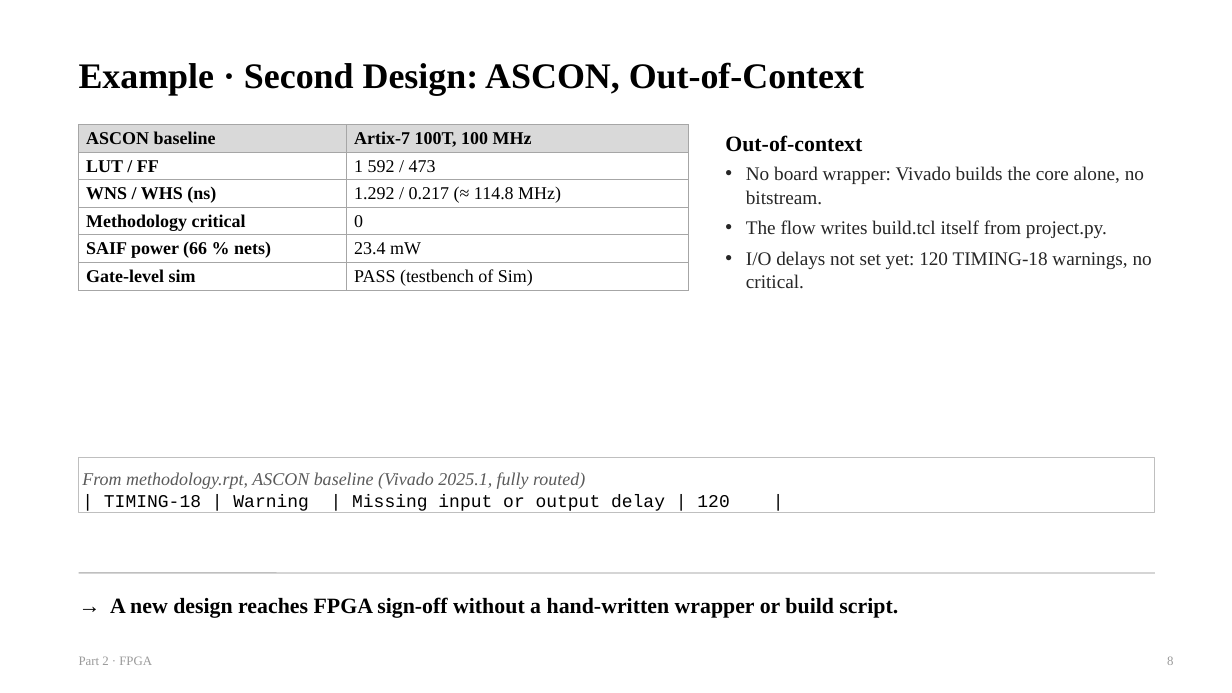
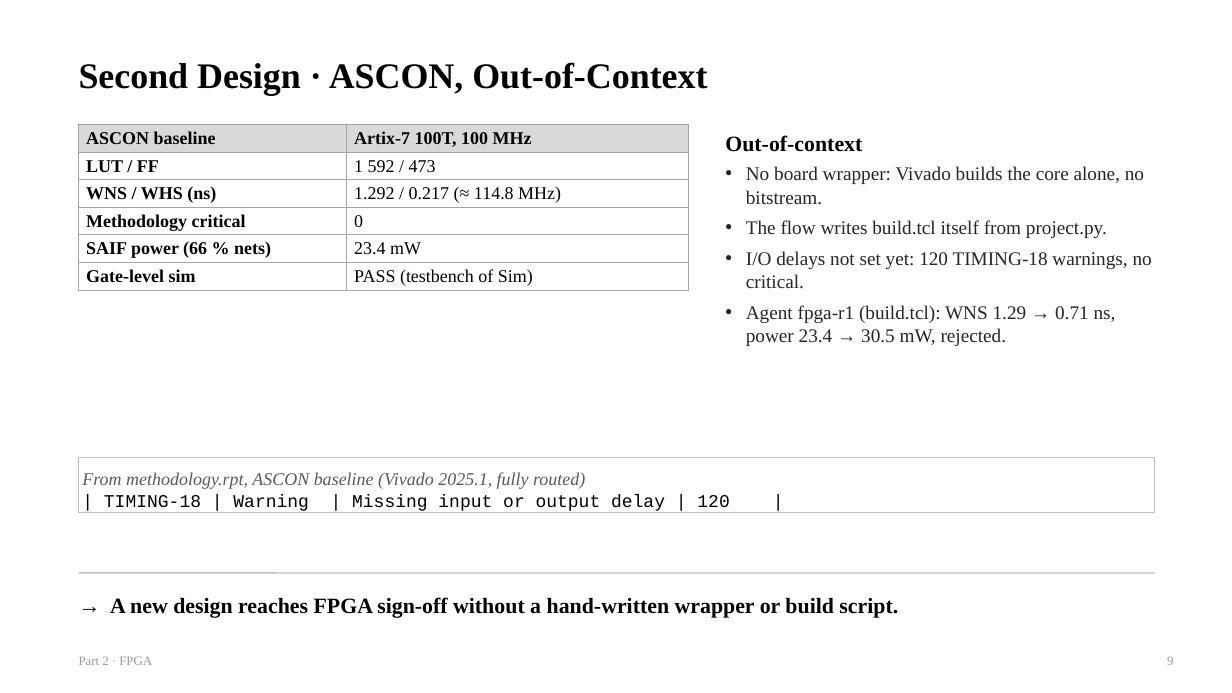
Before and after one commit to chipchip-tech/CHIA-workflow, a slide deck: slide 9 of projects/demo-alu/report/guides/2_FPGA.pptx (slide 8 before the commit). Drawn at 1232x693 pixels with LibreOffice and Linux fonts; fonts in the diff are those of the drawing. Boxes give left, top, right and bottom in pixels: in the first picture for what was removed or moved away, otherwise in the second. Text is boxed around its words. In the diff, an @@ line names an element or a change of style, - is before the commit and + after.

```diff
--- a/projects/demo-alu/report/guides/2_FPGA.pptx
+++ b/projects/demo-alu/report/guides/2_FPGA.pptx
@@ text at <box>79,62,707,95</box>: text changed @@
-Example · Second Design: ASCON, Out-of-Context
+Second Design · ASCON, Out-of-Context
@@ text at <box>746,305,1116,346</box>: paragraph added @@
+• Agent fpga-r1 (build.tcl): WNS 1.29 → 0.71 ns, power 23.4 → 30.5 mW, rejected.
```
Also in this commit, not shown: 3 other slides changed, 5 other files.
